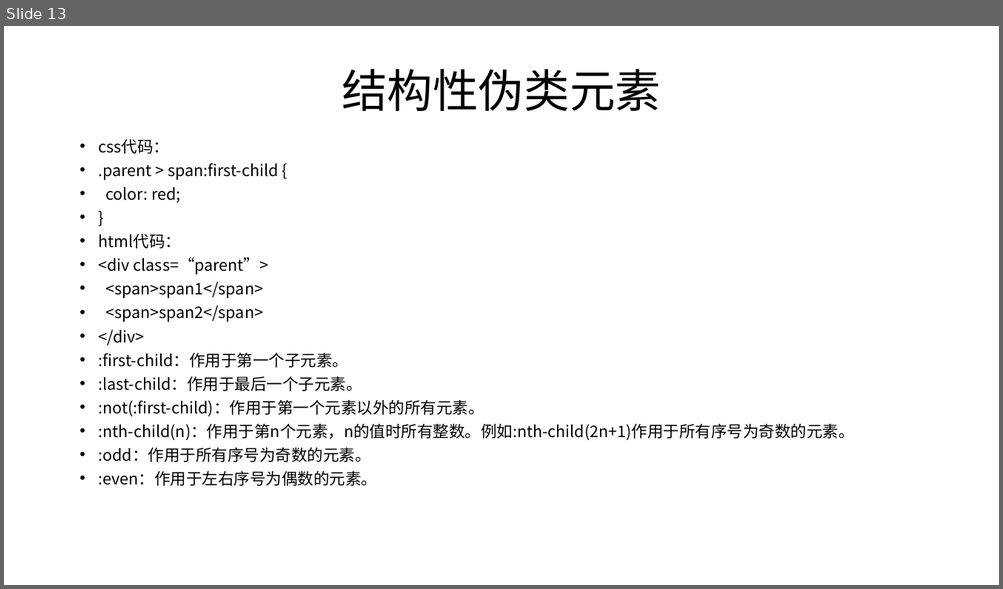
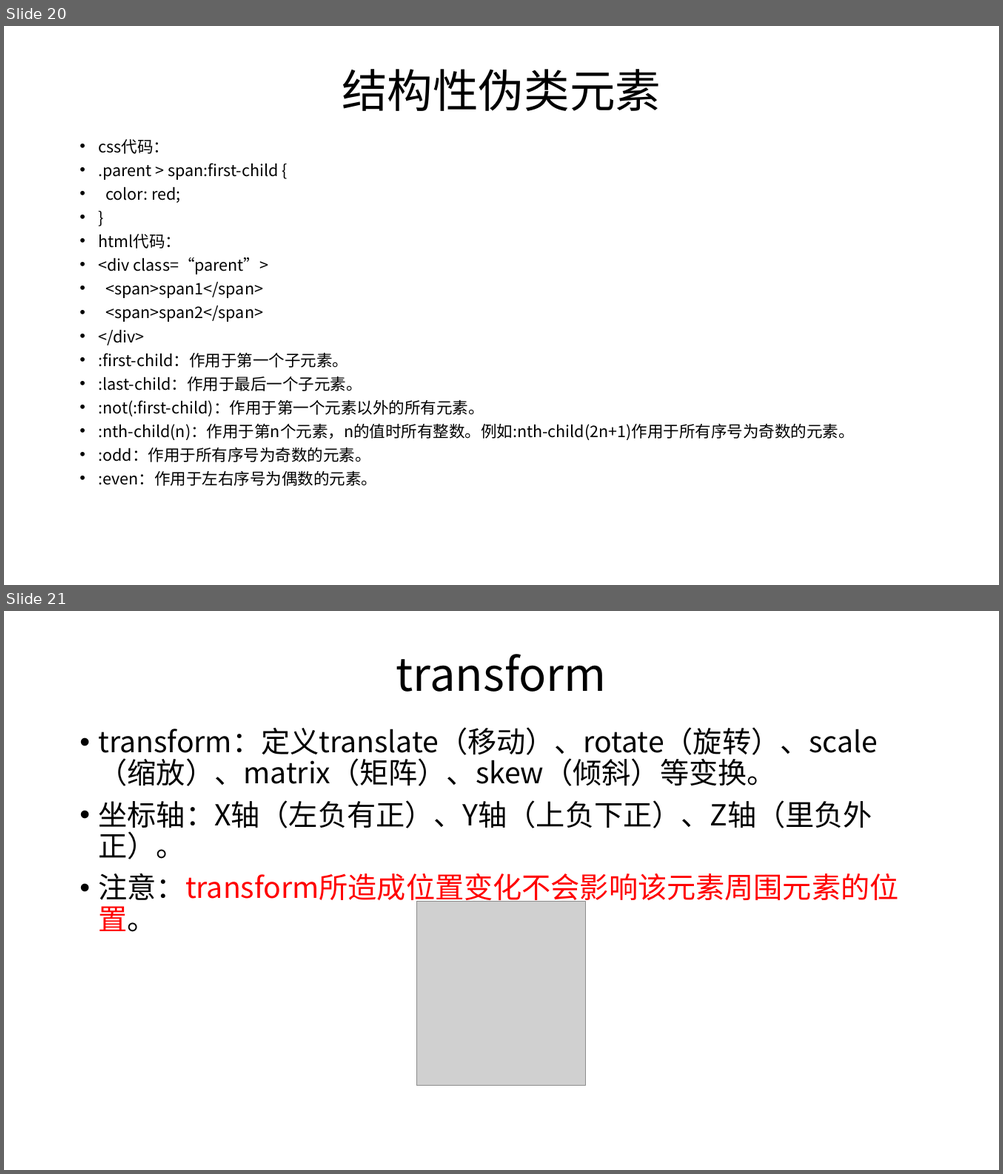
Before and after one commit to 1791317931/html-study, a slide deck: 材料/html/ppt/html-第五章.pptx. Shown one above the other, each under a label of ours: slide 13 before the commit, slides 20 and 21 after it. The pictures are 1003x589 and 1003x1174 pixels, drawn with LibreOffice and Linux fonts; fonts in the diff are those of the drawing; grey boxes stand for pictures. Boxes give left, top, right and bottom in pixels: in the first picture for what was removed or moved away, otherwise in the second. Text is boxed around its words. In the diff, an @@ line names an element or a change of style, - is before the commit and + after.

```diff
--- a/材料/html/ppt/html-第五章.pptx
+++ b/材料/html/ppt/html-第五章.pptx
@@ slide 21 added at bbox=[4, 611, 999, 1170], background #FFFFFF @@
@@ title added at bbox=[396, 654, 606, 692], 44 pt, text #000000 @@
+transform
@@ text added at bbox=[99, 727, 899, 932], 28 pt, text #000000 @@
+• transform：定义translate（移动）、rotate（旋转）、scale（缩放）、matrix（矩阵）、skew（倾斜）等变换。
+• 坐标轴：X轴（左负有正）、Y轴（上负下正）、Z轴（里负外正）。
+• 注意：transform所造成位置变化不会影响该元素周围元素的位置。
@@ picture added at bbox=[418, 902, 586, 1086] @@
@@ what was slide 13 is now slide 20 @@
```
Also in this commit, not shown: 4 other slides added, 4 other files.
